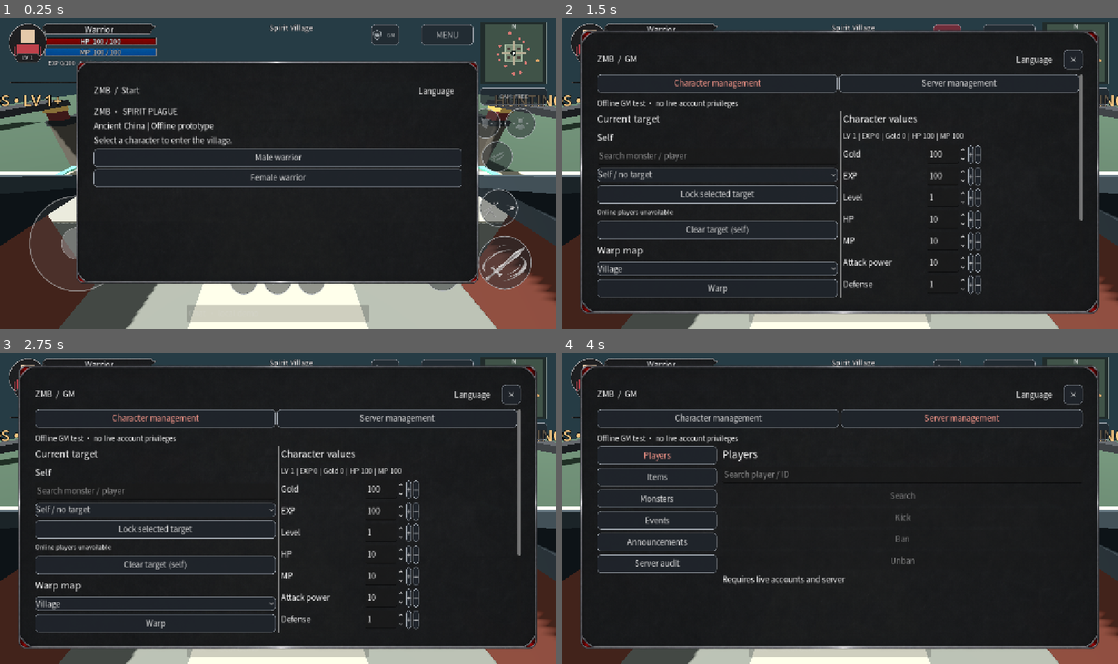
Above: before the commit, frames 1-4 (two rows, left to right).
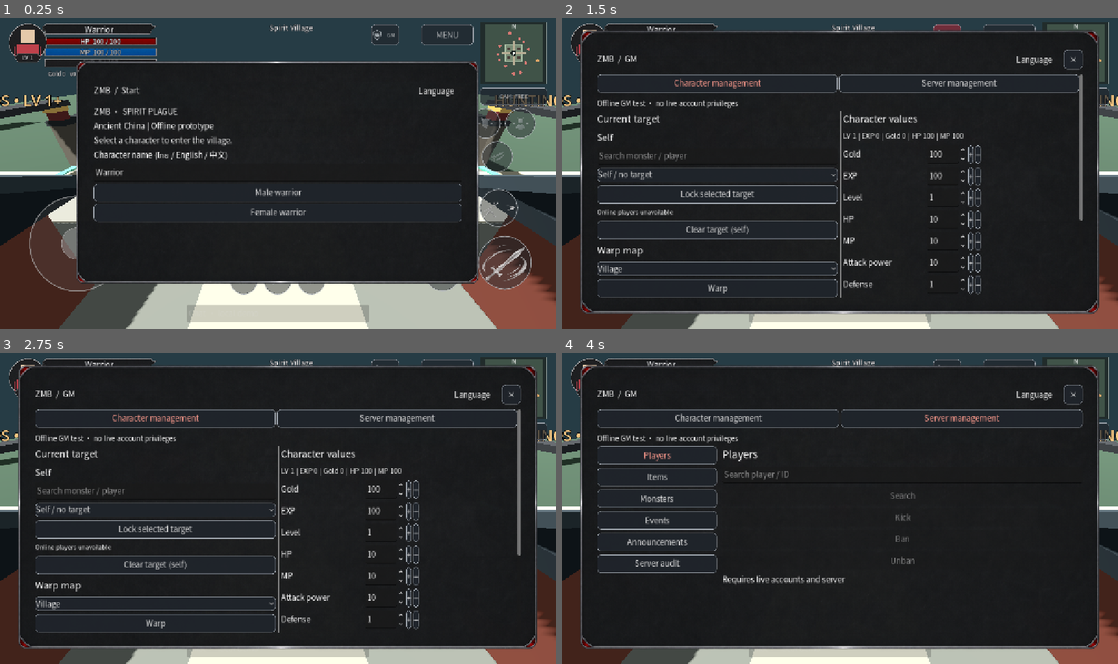
Above: after the commit, the same moments.

Repository: redfullmoon209-debug/ZMB
Game: Godot game, scene res://main.tscn
Two runs of this game, one before a commit and one after it. Both use one fixed random seed, a clock stepped at 60 frames per second and the inputs below.
Inputs:
- Up to frame 1 (0.25 s): no input
- Up to frame 2 (1.5 s): click "MENU" at 0.5 s; click "GM" at 1.25 s
- Up to frame 3 (2.75 s): click "RUN" at 2 s
- Up to frame 4 (4 s): click "Character management" at 2.75 s; click "Server management" at 3.5 s

The runs differ from the first frame. In frame 1, 2.1% of the frame differs, in the area x 1-83%, y 13-66%; in frame 2, less than 0.1%; in frame 3, less than 0.1%; in frame 4, less than 0.1%.

Commit message:
ZMB v0.1.28: unified yellow EXP meter and literal multilingual character name

Diff:
--- a/hud.gd
+++ b/hud.gd
@@ -7,6 +7,7 @@
 var status_level: Label
 var status_hp: Label
 var status_mp: Label
+var status_exp: Label
 var status_fill_clips: Array[Control] = []
 var status_portrait: Node3D
 var status_portrait_view: SubViewport
@@ -122,7 +123,6 @@
 	"RUN":preload("res://assets/controls/actions/run.png"),
 }
 const INVENTORY_PAGES = ["Bag","Character","Storage","Skills"]
-var meter_fills: Array[TextureProgressBar] = []
 var character_values: Dictionary = {}
 const MENU_PAGES = ["Bag","Quest","Social","Trade","Market","Shop","Ranking","News","Map","Settings"]
 var config := ConfigFile.new()
@@ -167,6 +167,7 @@
 		config.set_value("ui","hud_layout",6)
 		config.save("user://zmb.cfg")
 	lang=int(config.get_value("ui","lang",1))
+	game.character_name=str(config.get_value("character","name","Warrior"))
 	root=Control.new()
 	add_child(root)
 	root.set_anchors_and_offsets_preset(Control.PRESET_FULL_RECT)
@@ -192,18 +193,6 @@
 	theme.default_font=ui_font
 	root.theme=theme
 	build_player_status()
-	# Decorative meters do not participate in touch routing.
-	for i in [2]:
-		var meter := TextureProgressBar.new()
-		meter.mouse_filter=Control.MOUSE_FILTER_IGNORE
-		meter.position=Vector2(22,110+i*17)
-		meter.texture_under=load(UHD+["03_HP_Track.png","04_MP_Track.png","05_EXP_Track.png"][i])
-		meter.texture_progress=load(UHD+["07_HP_Fill.png","08_MP_Fill.png","09_EXP_Fill.png"][i])
-		meter.nine_patch_stretch=true
-		meter.size=Vector2(220,16)
-		meter.max_value=100
-		root.add_child(meter)
-		meter_fills.append(meter)
 	build_target_status()
 	zone_label=label("",Vector2(420,106),Vector2(440,34))
 	zone_label.horizontal_alignment=HORIZONTAL_ALIGNMENT_CENTER
@@ -286,7 +275,6 @@
 	quest_tracker.mouse_filter=Control.MOUSE_FILTER_IGNORE
 	quest_tracker.add_theme_font_size_override("font_size",16)
 	editable_hud["QUEST TRACKER"]=quest_tracker
-	editable_hud["METER 2"]=meter_fills[0]
 	for key in editable_hud:
 		var c: Control=editable_hud[key]
 		if not hud_defaults.has(key):
@@ -339,10 +327,13 @@
 	player_status.mouse_filter=Control.MOUSE_FILTER_IGNORE
 	root.add_child(player_status)
 	player_status.position=Vector2(18,14)
-	player_status.size=Vector2(344,108)
+	player_status.size=Vector2(344,133)
 	status_art(player_status,"02_nameplate.png",Vector2(77,0),Vector2(267,29))
 	status_name=status_text(player_status,Vector2(94,0),Vector2(232,29),19)
-	for i in range(2):
+	status_name.clip_text=true
+	status_name.text_overrun_behavior=TextServer.OVERRUN_TRIM_ELLIPSIS
+	status_name.auto_translate_mode=Node.AUTO_TRANSLATE_MODE_DISABLED
+	for i in range(3):
 		var p := Vector2(83,31+i*25)
 		status_art(player_status,"04_bar_track.png",p,Vector2(261,24))
 		var clip := Control.new()
@@ -351,11 +342,12 @@
 		player_status.add_child(clip)
 		clip.position=p+Vector2(4,4)
 		clip.size=Vector2(253,16)
-		status_art(clip,["05_hp_fill.png","06_mp_fill.png"][i],Vector2.ZERO,Vector2(253,16))
+		status_art(clip,["05_hp_fill.png","06_mp_fill.png","09_exp_fill.png"][i],Vector2.ZERO,Vector2(253,16))
 		status_fill_clips.append(clip)
 		var l := status_text(player_status,p,Vector2(261,24),15)
 		if i==0: status_hp=l
-		else: status_mp=l
+		elif i==1: status_mp=l
+		else: status_exp=l
 	status_art(player_status,"01_portrait_frame.png",Vector2.ZERO,Vector2(92,92))
 	var portrait := TextureRect.new()
 	portrait.mouse_filter=Control.MOUSE_FILTER_IGNORE
@@ -386,17 +378,19 @@
 	status_portrait_view.add_child(light)
 	status_art(player_status,"03_level_badge.png",Vector2(15,69),Vector2(62,24))
 	status_level=status_text(player_status,Vector2(15,69),Vector2(62,24),13)
-	stats=status_text(player_status,Vector2(93,82),Vector2(250,22),13)
+	stats=status_text(player_status,Vector2(93,107),Vector2(250,22),13)
 	stats.horizontal_alignment=HORIZONTAL_ALIGNMENT_LEFT
 
 func refresh_player_status():
-	status_name.text=localized("นักรบ","Warrior","战士")
+	status_name.text=game.character_name
 	status_level.text="LV %d"%game.level
 	status_hp.text="HP  %d / 100"%game.hp
 	status_mp.text="MP  %d / 100"%game.mp
+	status_exp.text="EXP  %d / 100"%game.xp
 	status_fill_clips[0].size.x=253.0*clampf(game.hp/100.0,0,1)
 	status_fill_clips[1].size.x=253.0*clampf(game.mp/100.0,0,1)
-	stats.text="EXP %d/100   Gold %d   v0.1.27"%[game.xp,game.coins]
+	status_fill_clips[2].size.x=253.0*clampf(game.xp/100.0,0,1)
+	stats.text="Gold %d   v0.1.28"%game.coins
 	if status_portrait_male!=game.male:
 		status_portrait_male=game.male
 		status_portrait.scale=game.player_visual.scale
@@ -773,7 +767,6 @@
 			quest_tracker.text=QUEST_PAGE.title(self,tracked_quest)+"\n%d / %d"%[mini(game.quest_progress(tracked_quest),game.quest_goal(tracked_quest)),game.quest_goal(tracked_quest)]
 	joystick_knob.position=(joystick.size-joystick_knob.size)*0.5+game.stick*(joystick.size.x-joystick_knob.size.x)*0.5
 	if selected_page=="Character": refresh_character_details()
-	if meter_fills.size()==1: meter_fills[0].value=game.xp
 	refresh_player_status()
 	camera_mode_button.text=(["กล้อง: ตามหลัง","CAM: FOLLOW","镜头：跟随"][lang] if game.camera_follow else ["กล้อง: อิสระ","CAM: FREE","镜头：自由"][lang])
 	var safe: bool = game.in_safe_zone()
@@ -794,7 +787,7 @@
 		if is_instance_valid(close_button): controls["CLOSE"] = _web_rect(close_button)
 		var menu_rects := {}
 		for key in menu_items: menu_rects[key]=_web_rect(menu_items[key])
-		var d := {"version":"0.1.27","ready":true,"started":game.started,"s …(627 unchanged characters)…
+		var d := {"version":"0.1.28","ready":true,"started":game.started,"s …(627 unchanged characters)…
 		var payload := JSON.stringify(d)
 		if browser_window != null:
 			browser_window.zmbDiagnosticsJSON = payload
@@ -963,6 +956,7 @@
 	details.add_theme_constant_override("v_separation",0)
 	parent.add_child(details)
 	var fields := {
+		"name":localized("ชื่อตัวละคร","Character name","角色名称"),
 		"level":localized("เลเวล","Level","等级"),
 		"gender":localized("เพศ","Gender","性别"),
 		"weapon":localized("สายอาวุธ","Weapon type","武器类型"),
@@ -990,6 +984,7 @@
 		var value := Label.new()
 		value.add_theme_font_size_override("font_size",13)
 		value.horizontal_alignment=HORIZONTAL_ALIGNMENT_RIGHT
+		if key=="name": value.auto_translate_mode=Node.AUTO_TRANSLATE_MODE_DISABLED
 		value.add_theme_color_override("font_color",Color("e8d4b6"))
 		details.add_child(value)
 		character_values[key]=value
@@ -1003,6 +998,7 @@
 func refresh_character_details():
 	if character_values.is_empty(): return
 	var values := {
+		"name":game.character_name,
 		"level":str(game.level),
 		"gender":localized("ชาย","Male","男") if game.male else localized("หญิง","Female","女"),
 		"weapon":[localized("ดาบ","Sword","剑"),localized("ทวน","Spear","枪"),localized("ปืน","Gun","火枪")][game.weapon],
@@ -1394,6 +1390,14 @@
 				break
 	return true
 
+func enter_named_character(chosen_name: String, is_male: bool):
+	var cleaned:=chosen_name.strip_edges()
+	if not cleaned.is_empty(): game.character_name=cleaned.left(20)
+	config.set_value("character","name",game.character_name)
+	config.save("user://zmb.cfg")
+	game.begin(is_male)
+	close_page()
+
 func open_page(page:String):
 	if page=="GM" and not game.gm_allowed(): return
 	if page=="Menu" and selected_page=="Menu":
@@ -1471,8 +1475,15 @@
 		"GM": GM_PAGE.build(self,content)
 		"Start":
 			add_text(content,"ZMB • SPIRIT PLAGUE\nAncient China | Offline prototype\nSelect a character to enter the village.")
-			start_button=add_button(content,"Male warrior",func():game.begin(true);close_page())
-			add_button(content,"Female warrior",func():game.begin(false);close_page())
+			add_text(content,localized("ชื่อตัวละคร (ไทย / English / 中文)","Character name (ไทย / English / 中文)","角色名称 (ไทย / English / 中文)"))
+			var name_input:=LineEdit.new()
+			name_input.text=game.character_name
+			name_input.max_length=20
+			name_input.custom_minimum_size.y=42
+			name_input.auto_translate_mode=Node.AUTO_TRANSLATE_MODE_DISABLED
+			content.add_child(name_input)
+			start_button=add_button(content,"Male warrior",func():enter_named_character(name_input.text,true))
+			add_button(content,"Female warrior",func():enter_named_character(name_input.text,false))
 		"Bag","Storage","Character","Skills":
 			build_inventory_page(content,page)
 		"Revive":
--- a/inventory_test.gd
+++ b/inventory_test.gd
@@ -34,7 +34,8 @@
 			assert(absf(row.get_child(0).size.x-row.get_child(2).size.x)<2)
 			assert(interior.encloses(row.get_global_rect()),str(page," lang=",language," row=",row.get_global_rect()," interior=",interior))
 			if page=="Character":
-				assert(hud.character_values.size()==17)
+				assert(hud.character_values.size()==18)
+				assert(hud.character_values["name"].text==world.character_name)
 				assert(hud.character_values["session"].text!="00:00:00")
 			if page in ["Bag","Storage"]:
 				for column in [row.get_child(0),row.get_child(2)]:
--- a/player_hud_test.gd
+++ b/player_hud_test.gd
@@ -12,6 +12,7 @@
 	var hud=world.ui
 	world.hp=50
 	world.mp=25
+	world.xp=75
 	world.level=8
 	hud.refresh_player_status()
 	assert(hud.status_level.text=="LV 8")
@@ -19,6 +20,19 @@
 	assert(hud.status_mp.text=="MP  25 / 100")
 	assert(is_equal_approx(hud.status_fill_clips[0].size.x,126.5))
 	assert(is_equal_approx(hud.status_fill_clips[1].size.x,63.25))
+	assert(hud.status_exp.text=="EXP  75 / 100")
+	assert(is_equal_approx(hud.status_fill_clips[2].size.x,189.75))
+	assert(is_instance_valid(hud.status_fill_clips[2].get_child(0).texture))
+	var original_name: String=world.character_name
+	var original_lang: int=hud.lang
+	for player_name in ["นักดาบไทย","剑客","NightWalker"]:
+		world.character_name=player_name
+		for language in range(3):
+			hud.lang=language
+			hud.refresh_player_status()
+			assert(hud.status_name.text==player_name)
+	world.character_name=original_name
+	hud.lang=original_lang
 	world.hp=0
 	hud.refresh_player_status()
 	assert(hud.status_fill_clips[0].size.x==0)
--- a/world.gd
+++ b/world.gd
@@ -43,6 +43,7 @@
 var jump_requested := false
 var started := false
 var male := true
+var character_name := "Warrior"
 var player_visual: Node3D
 var session_started_msec := -1
 var previous_play_seconds := 0
Binary file added: assets/player_hud/09_exp_fill.png
